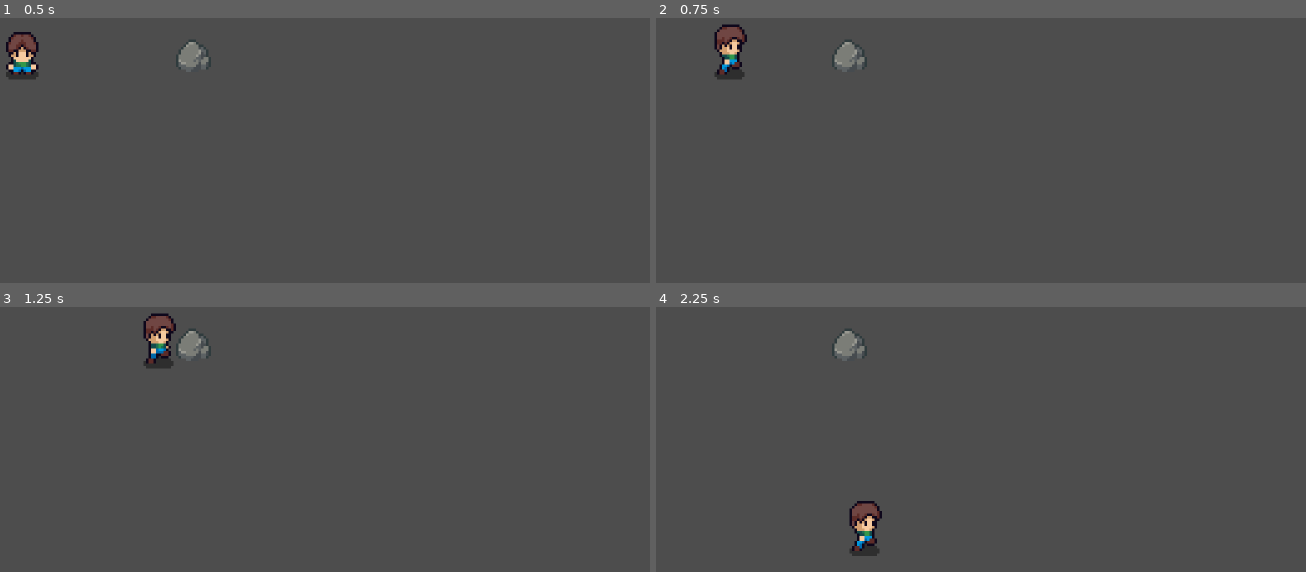
Above: before the commit, frames 1-4 (two rows, left to right).
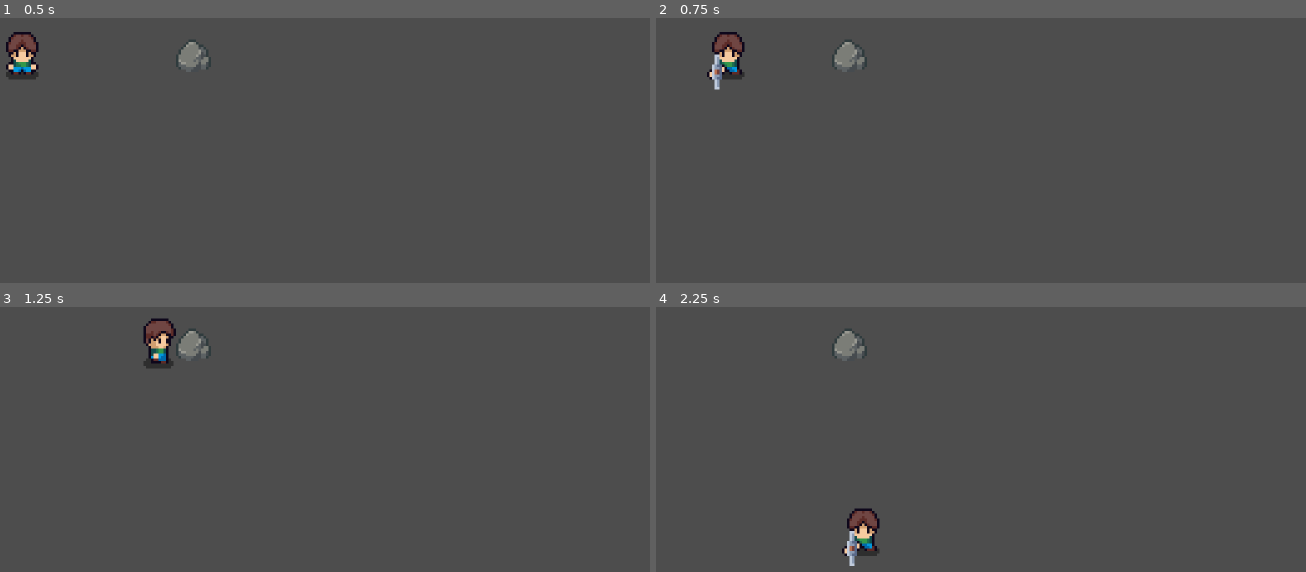
Above: after the commit, the same moments.

Repository: yi2003/mining
Game: Godot game, scene res://scenes/level.tscn
Same seed, same stepped clock (60 frames per second), same inputs: the game is played once before the commit and once after it. Before the commit the project starts from res://assets/scenes/level.tscn.
Inputs:
- Up to frame 1 (0.5 s): no input
- Up to frame 2 (0.75 s): hold Right (ui_right) from 0.53 s (still down); hold Space (attack, bound only after the commit) from 0.53 s (still down)
- Up to frame 3 (1.25 s): keep holding Right (ui_right); keep holding Space (attack, bound only after the commit)
- Up to frame 4 (2.25 s): release Right (ui_right) at 1.28 s; release Space (attack, bound only after the commit) at 1.28 s; hold Down (ui_down) 1.28-2.03 s; tap Space (attack, bound only after the commit) at 1.35 s; hold Right (ui_right) from 2.03 s (still down); hold Space (attack, bound only after the commit) from 2.03 s (still down)

Frame 1 is identical in both runs. In frame 2, 0.8% of the frame differs, in the area x 7-14%, y 2-28%; in frame 3, 0.6%; in frame 4, 0.8%.

Commit message:
Add ore resource scenes and axe swing mechanic
- Create 6 new ore scenes (coal, gold, iron, solar, stone, tin) as Area2D
  with Sprite2D and CircleShape2D collision
- Move all scenes from assets/scenes/ to scenes/ root directory
- Update level.tscn references to relocated player.tscn and rock.tscn
- Add "attack" input action mapped to Space key
- Implement axe swing animation (axe_up/down/right) on Space press
- Track player facing direction to play correct axe animation
- Increase axe animation speed to 8.0 for responsive feel
- Enable input processing on CharacterBody2D for _unhandled_input
- Set axe animations to non-looping with await animation_finished
- Update project.godot input mappings
- Update player.gd with axe swing logic and facing direction tracking

Diff:
--- a/assets/scripts/player.gd
+++ b/assets/scripts/player.gd
@@ -4,11 +4,43 @@
 
 @onready var animated_sprite = $AnimatedSprite2D
 
+var facing_direction = "down"  # Track facing: "up", "down", "left", "right"
+var is_axe_swinging = false
+
 func _ready():
 	# Start with idle animation
 	animated_sprite.play("idle_down")
+	# Enable input processing for CharacterBody2D
+	set_process_input(true)
+
+func _unhandled_input(event):
+	# Handle axe swing on Space/attack press
+	if event.is_action_pressed("attack") and not is_axe_swinging:
+		print("Attack pressed! Facing: ", facing_direction)
+		is_axe_swinging = true
+		_play_axe_animation()
+
+func _play_axe_animation():
+	print("Playing axe animation for: ", facing_direction)
+	match facing_direction:
+		"up":
+			animated_sprite.play("axe_up")
+		"down":
+			animated_sprite.play("axe_down")
+		"left", "right":
+			animated_sprite.play("axe_right")
+
+	# Wait for animation to finish before allowing another swing
+	await animated_sprite.animation_finished
+	print("Axe animation finished")
+	is_axe_swinging = false
 
 func _physics_process(_delta):
+	# Check for axe swing via input as fallback
+	if Input.is_action_just_pressed("attack") and not is_axe_swinging:
+		is_axe_swinging = true
+		_play_axe_animation()
+
 	# Get input direction
 	var direction = Vector2.ZERO
 	direction.x = Input.get_axis("ui_left", "ui_right")
@@ -20,25 +52,37 @@
 	# Move and slide
 	move_and_slide()
 
-	# Handle animations
-	if direction.length() > 0:
-		if abs(direction.x) > abs(direction.y):
-			# Horizontal movement dominant
-			if direction.x > 0:
-				animated_sprite.play("run_right")
-				animated_sprite.flip_h = false
+	# Update facing direction and handle animations (skip if axe swinging)
+	if not is_axe_swinging:
+		if direction.length() > 0:
+			if abs(direction.x) > abs(direction.y):
+				# Horizontal movement dominant
+				if direction.x > 0:
+					facing_direction = "right"
+					animated_sprite.play("run_right")
+					animated_sprite.flip_h = false
+				else:
+					facing_direction = "left"
+					animated_sprite.play("run_right")
+					animated_sprite.flip_h = true
 			else:
-				animated_sprite.play("run_right")
-				animated_sprite.flip_h = true
+				# Vertical movement dominant
+				if direction.y > 0:
+					facing_direction = "down"
+					animated_sprite.play("run_down")
+				else:
+					facing_direction = "up"
+					animated_sprite.play("run_up")
 		else:
-			# Vertical movement dominant
-			if direction.y > 0:
-				animated_sprite.play("run_down")
-			else:
-				animated_sprite.play("run_up")
-	else:
-		# Idle - match the last facing direction
-		if animated_sprite.flip_h:
-			animated_sprite.play("idle_up")
-		else:
-			animated_sprite.play("idle_down")
+			# Idle - match the last facing direction
+			match facing_direction:
+				"left":
+					animated_sprite.play("idle_down")
+					animated_sprite.flip_h = true
+				"right":
+					animated_sprite.play("idle_down")
+					animated_sprite.flip_h = false
+				"up":
+					animated_sprite.play("idle_up")
+				"down":
+					animated_sprite.play("idle_down")
--- a/project.godot
+++ b/project.godot
@@ -145,6 +145,17 @@
 "keycode": 4194319
 }]
 }
+attack={
+"deadzone": 0.5,
+"events": [{
+"keycode": 4194324
+}, Object(InputEventKey,"resource_local_to_scene":false,"resource_name":"","device":-1,"window_id":0,"alt_pressed":false,"shift_pressed":false,"ctrl_pressed":false,"meta_pressed":false,"pressed":false,"keycode":0,"physical_keycode":32,"key_label":0,"unicode":32,"location":0,"echo":false,"script":null)
+]
+}
+attach={
+"deadzone": 0.2,
+"events": []
+}
 
 [physics]
 
--- /dev/null
+++ b/scenes/coal.tscn
@@ -0,0 +1,16 @@
+[gd_scene format=3 uid="uid://chwie8pc8dn2g"]
+
+[ext_resource type="Texture2D" uid="uid://db50alfsel2fv" path="res://assets/images/ores/stone.png" id="1_coal"]
+
+[sub_resource type="CircleShape2D" id="CircleShape2D_coal"]
+radius = 8.0
+
+[node name="root" type="Area2D" unique_id=887105285]
+
+[node name="Sprite2D" type="Sprite2D" parent="." unique_id=1284196763]
+texture = ExtResource("1_coal")
+region_enabled = true
+region_rect = Rect2(16, 48, 16, 16)
+
+[node name="CollisionShape2D" type="CollisionShape2D" parent="." unique_id=1966344675]
+shape = SubResource("CircleShape2D_coal")
--- /dev/null
+++ b/scenes/gold.tscn
@@ -0,0 +1,16 @@
+[gd_scene format=3 uid="uid://b3cw2qd3rkuv1"]
+
+[ext_resource type="Texture2D" uid="uid://by0exvebuak5e" path="res://assets/images/ores/gold.png" id="1_gold"]
+
+[sub_resource type="CircleShape2D" id="CircleShape2D_gold"]
+radius = 8.0
+
+[node name="root" type="Area2D" unique_id=174479123]
+
+[node name="Sprite2D" type="Sprite2D" parent="." unique_id=370754458]
+texture = ExtResource("1_gold")
+region_enabled = true
+region_rect = Rect2(32, 0, 16, 16)
+
+[node name="CollisionShape2D" type="CollisionShape2D" parent="." unique_id=1314798424]
+shape = SubResource("CircleShape2D_gold")
--- /dev/null
+++ b/scenes/iron.tscn
@@ -0,0 +1,16 @@
+[gd_scene format=3 uid="uid://ctteugxh27fib"]
+
+[ext_resource type="Texture2D" uid="uid://b22tcguypkaln" path="res://assets/images/ores/iron.png" id="1_iron"]
+
+[sub_resource type="CircleShape2D" id="CircleShape2D_iron"]
+radius = 8.0
+
+[node name="root" type="Area2D" unique_id=667582306]
+
+[node name="Sprite2D" type="Sprite2D" parent="." unique_id=2126024025]
+texture = ExtResource("1_iron")
+region_enabled = true
+region_rect = Rect2(32, 16, 16, 16)
+
+[node name="CollisionShape2D" type="CollisionShape2D" parent="." unique_id=105529643]
+shape = SubResource("CircleShape2D_iron")
--- a/assets/scenes/level.tscn
+++ b/scenes/level.tscn
@@ -1,7 +1,7 @@
 [gd_scene format=3 uid="uid://dvimrwetk18e0"]
 
-[ext_resource type="PackedScene" uid="uid://cion5uuq4bmxv" path="res://assets/scenes/player.tscn" id="1_dyaho"]
-[ext_resource type="PackedScene" uid="uid://ddbu6sydwfrj8" path="res://assets/scenes/rock.tscn" id="2_ckblc"]
+[ext_resource type="PackedScene" uid="uid://cion5uuq4bmxv" path="res://scenes/player.tscn" id="1_dyaho"]
+[ext_resource type="PackedScene" uid="uid://ddbu6sydwfrj8" path="res://scenes/rock.tscn" id="2_ckblc"]
 
 [node name="Level" type="Node2D" unique_id=456164857]
 
--- a/assets/scenes/player.tscn
+++ b/scenes/player.tscn
@@ -1,7 +1,32 @@
 [gd_scene format=3 uid="uid://cion5uuq4bmxv"]
 
 [ext_resource type="Texture2D" uid="uid://bf0k4qsoxkmm0" path="res://assets/images/player/Player.png" id="1_rwm0n"]
+[ext_resource type="Texture2D" uid="uid://ckmlw77it6ywo" path="res://assets/images/player/Player_Actions.png" id="2_qhqgy"]
 [ext_resource type="Script" uid="uid://blt5v41woo3ae" path="res://assets/scripts/player.gd" id="2_script"]
+
+[sub_resource type="AtlasTexture" id="AtlasTexture_dqkch"]
+atlas = ExtResource("2_qhqgy")
+region = Rect2(0, 48, 48, 48)
+
+[sub_resource type="AtlasTexture" id="AtlasTexture_qlg0r"]
+atlas = ExtResource("2_qhqgy")
+region = Rect2(48, 48, 48, 48)
+
+[sub_resource type="AtlasTexture" id="AtlasTexture_tuyoq"]
+atlas = ExtResource("2_qhqgy")
+region = Rect2(0, 0, 48, 48)
+
+[sub_resource type="AtlasTexture" id="AtlasTexture_fjrip"]
+atlas = ExtResource("2_qhqgy")
+region = Rect2(48, 0, 48, 48)
+
+[sub_resource type="AtlasTexture" id="AtlasTexture_smehm"]
+atlas = ExtResource("2_qhqgy")
+region = Rect2(0, 96, 48, 48)
+
+[sub_resource type="AtlasTexture" id="AtlasTexture_ur7pv"]
+atlas = ExtResource("2_qhqgy")
+region = Rect2(48, 96, 48, 48)
 
 [sub_resource type="AtlasTexture" id="AtlasTexture_rwm0n"]
 atlas = ExtResource("1_rwm0n")
@@ -143,6 +168,39 @@
 animations = [{
 "frames": [{
 "duration": 1.0,
+"texture": SubResource("AtlasTexture_dqkch")
+}, {
+"duration": 1.0,
+"texture": SubResource("AtlasTexture_qlg0r")
+}],
+"loop": false,
+"name": &"axe_down",
+"speed": 8.0
+}, {
+"frames": [{
+"duration": 1.0,
+"texture": SubResource("AtlasTexture_tuyoq")
+}, {
+"duration": 1.0,
+"texture": SubResource("AtlasTexture_fjrip")
+}],
+"loop": false,
+"name": &"axe_right",
+"speed": 8.0
+}, {
+"frames": [{
+"duration": 1.0,
+"texture": SubResource("AtlasTexture_smehm")
+}, {
+"duration": 1.0,
+"texture": SubResource("AtlasTexture_ur7pv")
+}],
+"loop": false,
+"name": &"axe_up",
+"speed": 8.0
+}, {
+"frames": [{
+"duration": 1.0,
 "texture": SubResource("AtlasTexture_rwm0n")
 }, {
 "duration": 1.0,
@@ -282,7 +340,7 @@
 
 [node name="AnimatedSprite2D" type="AnimatedSprite2D" parent="." unique_id=2057629261]
 sprite_frames = SubResource("SpriteFrames_u8vuu")
-animation = &"idle_down"
+animation = &"axe_down"
 
 [node name="CollisionShape2D" type="CollisionShape2D" parent="." unique_id=892197776]
 position = Vector2(-0.5, 5)
--- /dev/null
+++ b/scenes/solar.tscn
@@ -0,0 +1,16 @@
+[gd_scene format=3 uid="uid://ddm4cfai72dsv"]
+
+[ext_resource type="Texture2D" uid="uid://dn8uqorgdbt0a" path="res://assets/images/ores/silver.png" id="1_solar"]
+
+[sub_resource type="CircleShape2D" id="CircleShape2D_solar"]
+radius = 8.0
+
+[node name="root" type="Area2D" unique_id=2020265753]
+
+[node name="Sprite2D" type="Sprite2D" parent="." unique_id=1849899360]
+texture = ExtResource("1_solar")
+region_enabled = true
+region_rect = Rect2(32, 0, 16, 16)
+
+[node name="CollisionShape2D" type="CollisionShape2D" parent="." unique_id=1841075821]
+shape = SubResource("CircleShape2D_solar")
--- /dev/null
+++ b/scenes/stone.tscn
@@ -0,0 +1,16 @@
+[gd_scene format=3 uid="uid://csdmafroqj4g2"]
+
+[ext_resource type="Texture2D" uid="uid://db50alfsel2fv" path="res://assets/images/ores/stone.png" id="1_stone"]
+
+[sub_resource type="CircleShape2D" id="CircleShape2D_stone"]
+radius = 8.0
+
+[node name="root" type="Area2D" unique_id=1583966301]
+
+[node name="Sprite2D" type="Sprite2D" parent="." unique_id=1778988393]
+texture = ExtResource("1_stone")
+region_enabled = true
+region_rect = Rect2(32, 0, 16, 16)
+
+[node name="CollisionShape2D" type="CollisionShape2D" parent="." unique_id=633821400]
+shape = SubResource("CircleShape2D_stone")
--- /dev/null
+++ b/scenes/tin.tscn
@@ -0,0 +1,16 @@
+[gd_scene format=3 uid="uid://c0hpjlabp1f0w"]
+
+[ext_resource type="Texture2D" uid="uid://bwktsx1qlcjer" path="res://assets/images/ores/tin.png" id="1_tin"]
+
+[sub_resource type="CircleShape2D" id="CircleShape2D_tin"]
+radius = 8.0
+
+[node name="root" type="Area2D" unique_id=2137896906]
+
+[node name="Sprite2D" type="Sprite2D" parent="." unique_id=925017136]
+texture = ExtResource("1_tin")
+region_enabled = true
+region_rect = Rect2(32, 0, 16, 16)
+
+[node name="CollisionShape2D" type="CollisionShape2D" parent="." unique_id=898155126]
+shape = SubResource("CircleShape2D_tin")
Not shown, added: .claude/settings.local.json
Binary file added: assets/images/player/Player_Actions.png
Not shown, added: assets/images/player/Player_Actions.png.import
Renamed: assets/scenes/rock.tscn -> scenes/rock.tscn
